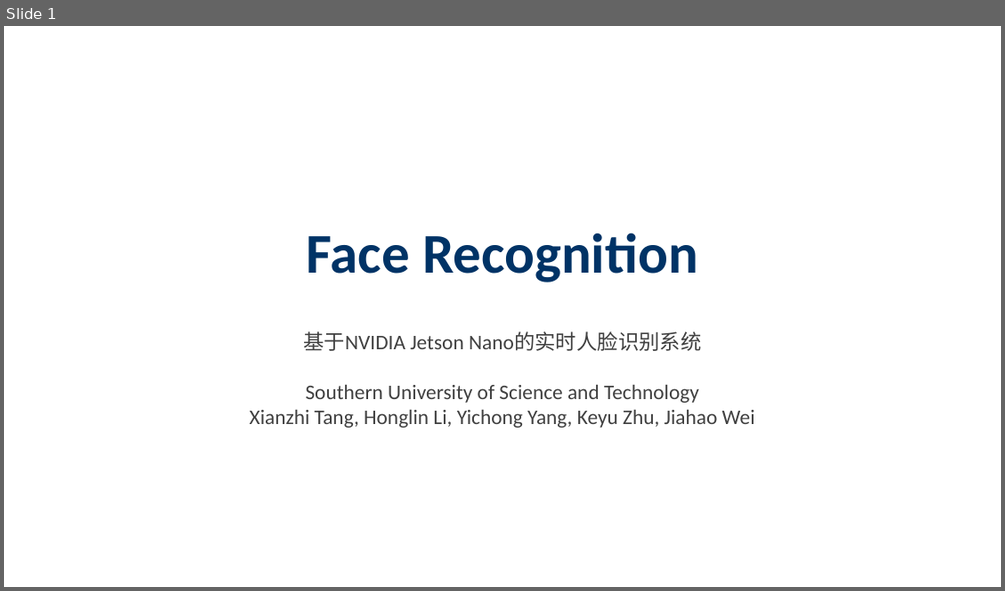
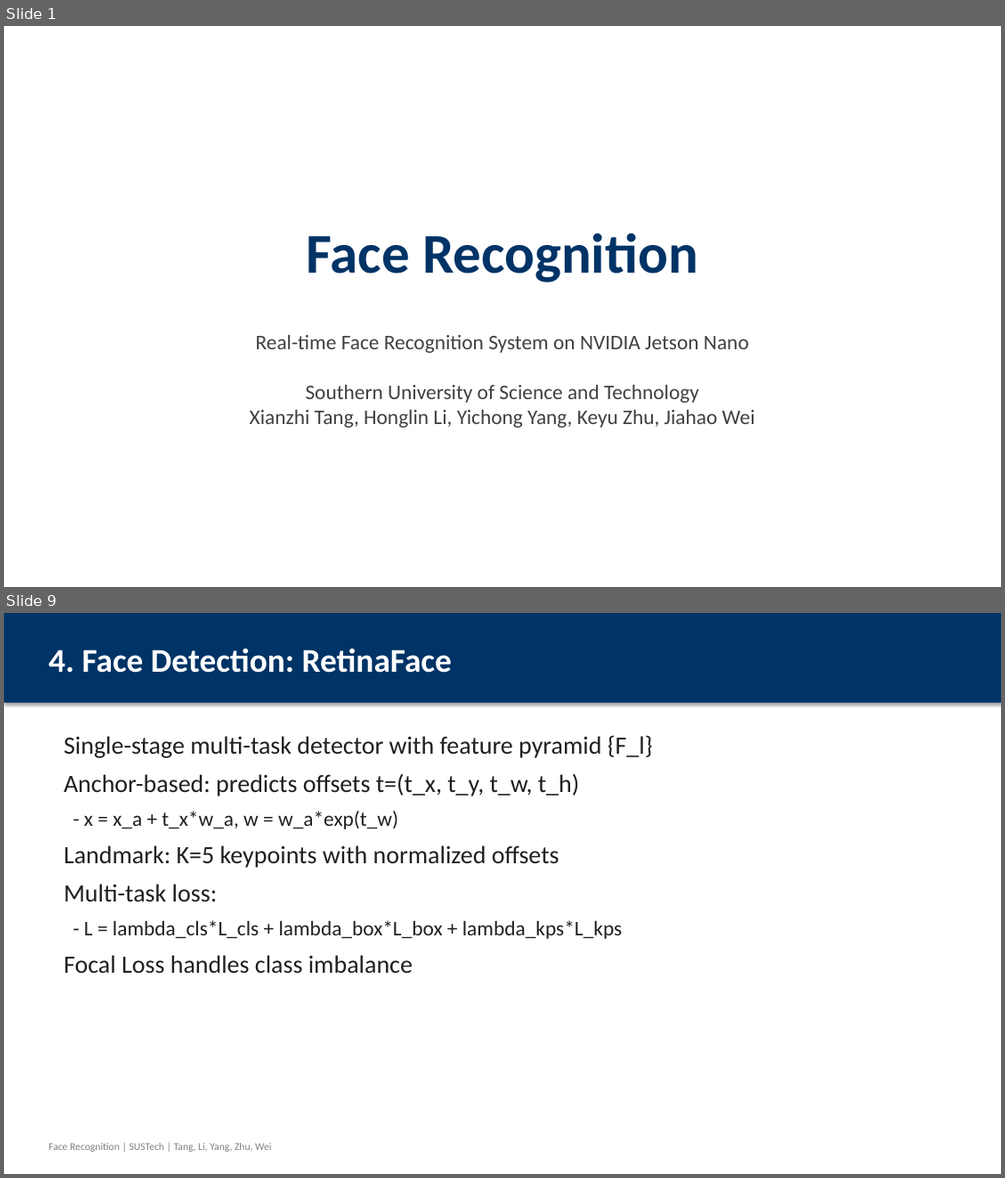
Before and after one commit to wuzhi456/Deep-learning-assignment3, a slide deck: Face_Recognition_Presentation.pptx. Shown one above the other, each under a label of ours: slide 1 before the commit, slides 1 and 9 after it; the slides between them are not shown. The pictures are 1005x591 and 1005x1178 pixels, drawn with LibreOffice and Linux fonts; fonts in the diff are those of the drawing. Boxes give left, top, right and bottom in pixels: in the first picture for what was removed or moved away, otherwise in the second. Text is boxed around its words. In the diff, an @@ line names an element or a change of style, - is before the commit and + after.

```diff
--- a/Face_Recognition_Presentation.pptx
+++ b/Face_Recognition_Presentation.pptx
@@ slide 9 added at bbox=[4, 613, 1001, 1174], background #FFFFFF @@
@@ rectangle added at bbox=[4, 613, 1001, 703], fill #003366 @@
@@ text added at bbox=[48, 648, 452, 673], 32 pt, text #FFFFFF, bold @@
+4. Face Detection: RetinaFace
@@ text added at bbox=[64, 735, 653, 973], 24 pt, text #202020 @@
+Single-stage multi-task detector with feature pyramid {F_l}
+Anchor-based: predicts offsets t=(t_x, t_y, t_w, t_h)
+- x = x_a + t_x*w_a, w = w_a*exp(t_w)
+Landmark: K=5 keypoints with normalized offsets
+Multi-task loss:
+- L = lambda_cls*L_cls + lambda_box*L_box + lambda_kps*L_kps
+Focal Loss handles class imbalance
@@ text added at bbox=[48, 1143, 271, 1151], 10 pt, text #808080 @@
+Face Recognition | SUSTech | Tang, Li, Yang, Zhu, Wei
@@ slide 1 changed as well @@
@@ text at bbox=[256, 335, 749, 353]: text changed @@
-基于NVIDIA Jetson Nano的实时人脸识别系统
+Real-time Face Recognition System on NVIDIA Jetson Nano
```
Also in this commit, not shown: 4 other slides changed, 15 other slides added, 10 slides removed.
